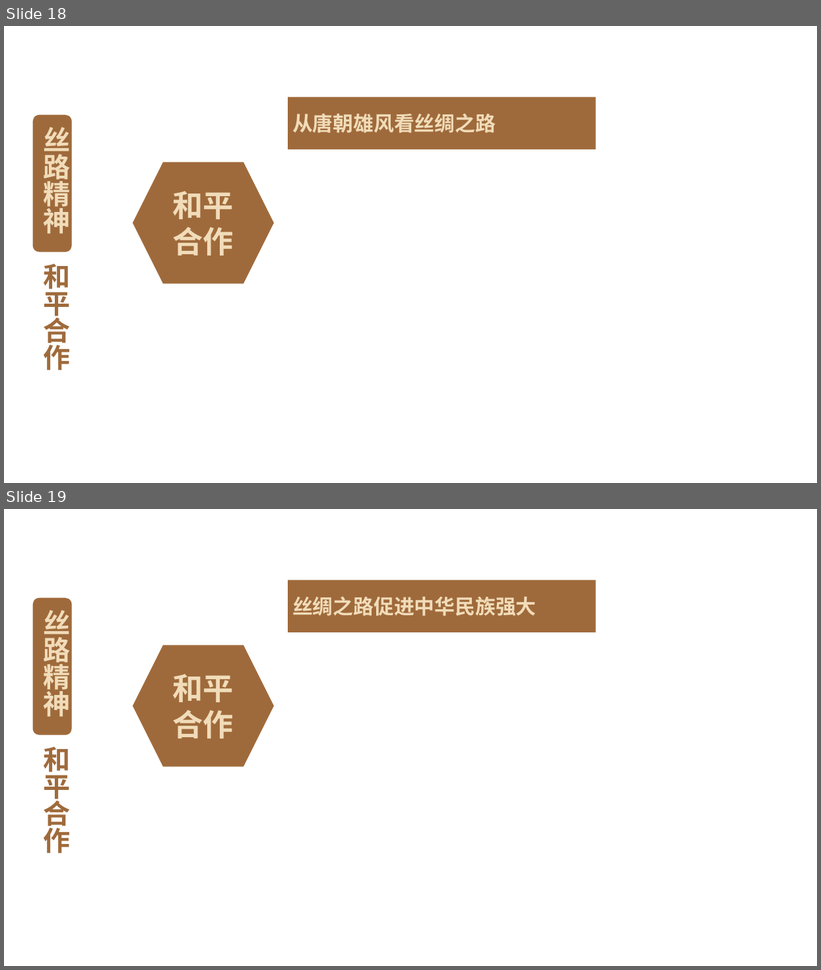
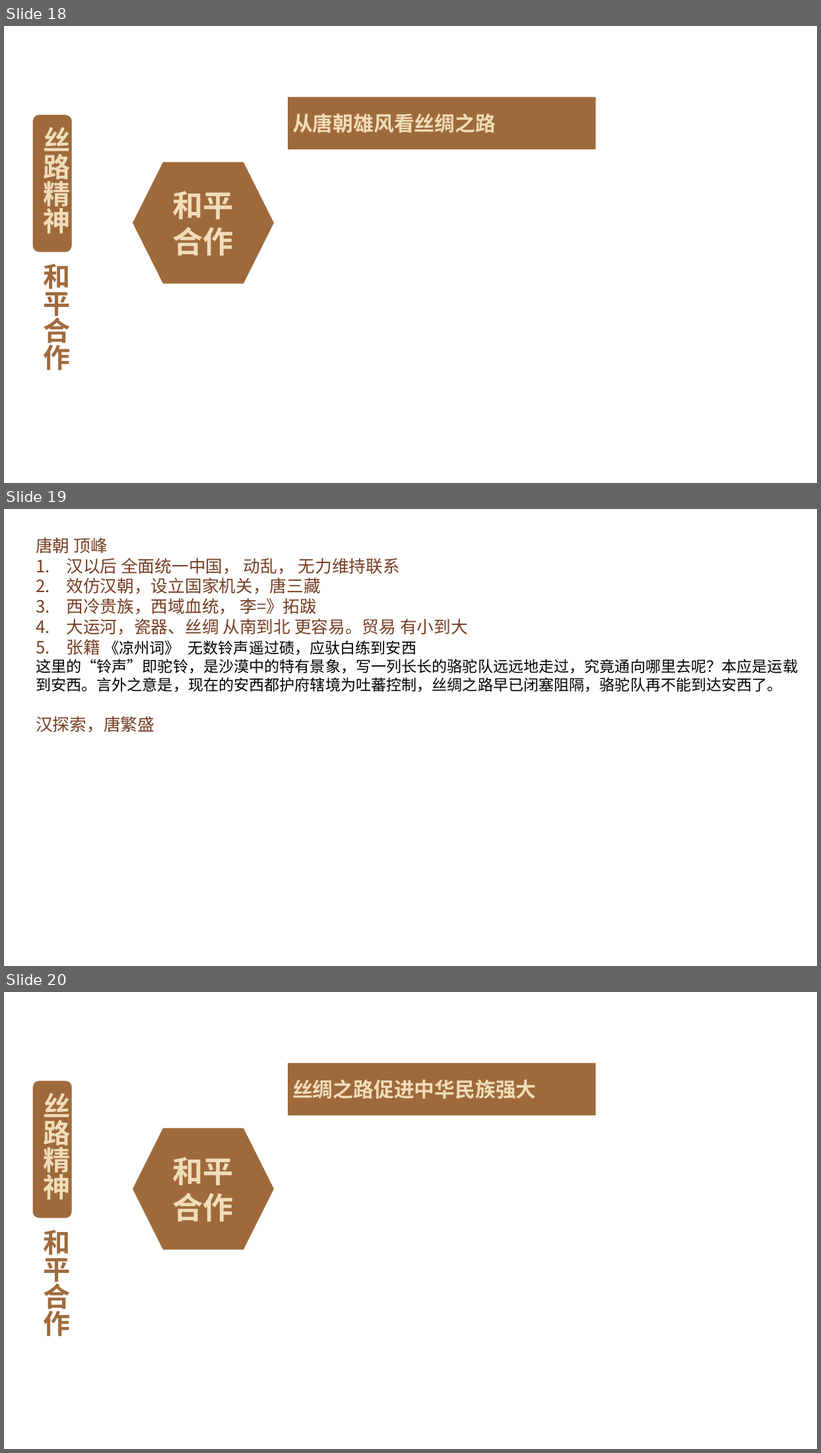
Before and after one commit to FredJiangFei/freetalk, a slide deck: 一带一路/一带一路 - 1.pptx. Shown one above the other, each under a label of ours: slides 18 and 19 before the commit, slides 18, 19 and 20 after it. The pictures are 821x970 and 821x1453 pixels, drawn with LibreOffice and Linux fonts; fonts in the diff are those of the drawing; background and template pictures are left out. Boxes give left, top, right and bottom in pixels: in the first picture for what was removed or moved away, otherwise in the second. Text is boxed around its words. In the diff, an @@ line names an element or a change of style, - is before the commit and + after.

```diff
--- a/一带一路/一带一路 - 1.pptx
+++ b/一带一路/一带一路 - 1.pptx
@@ slide 19 added at [4,509,817,966], background picture (left out) @@
@@ text added at [36,537,798,733], 18 pt, text #000000 @@
+唐朝 顶峰
+1. 汉以后 全面统一中国， 动乱， 无力维持联系
+2. 效仿汉朝，设立国家机关，唐三藏
+3. 西冷贵族，西域血统， 李=》拓跋
+4. 大运河，瓷器、丝绸 从南到北 更容易。贸易 有小到大
+5. 张籍 《凉州词》 无数铃声遥过碛，应驮白练到安西
+这里的“铃声”即驼铃，是沙漠中的特有景象，写一列长长的骆驼队远远地走过，究竟通向哪里去呢？本应是运载到安西。言外之意是，现在的安西都护府辖境为吐蕃控制，丝绸之路早已闭塞阻隔，骆驼队再不能到达安西了。
+汉探索，唐繁盛
@@ what was slide 19 is now slide 20 @@
```
Also in this commit, not shown: 4 slides changed, 6 other slides added, 2 slides removed.
